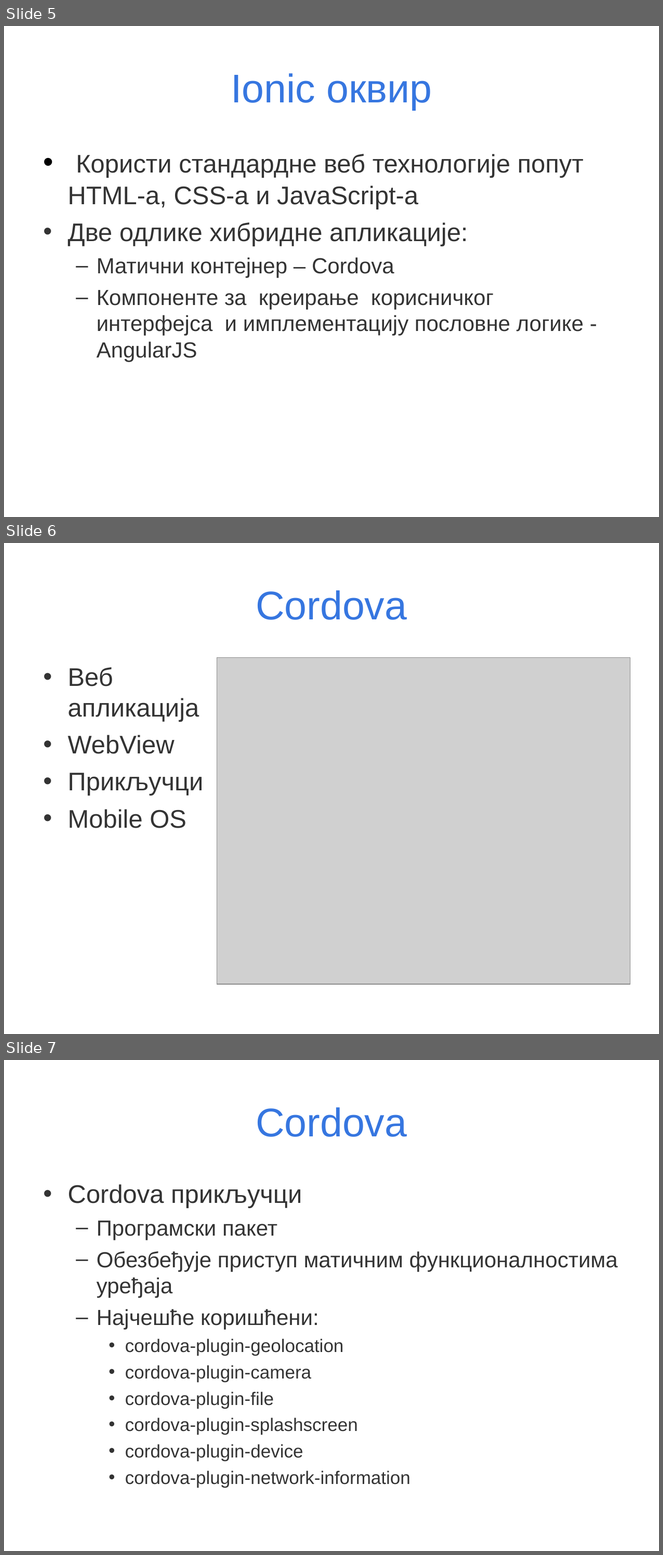
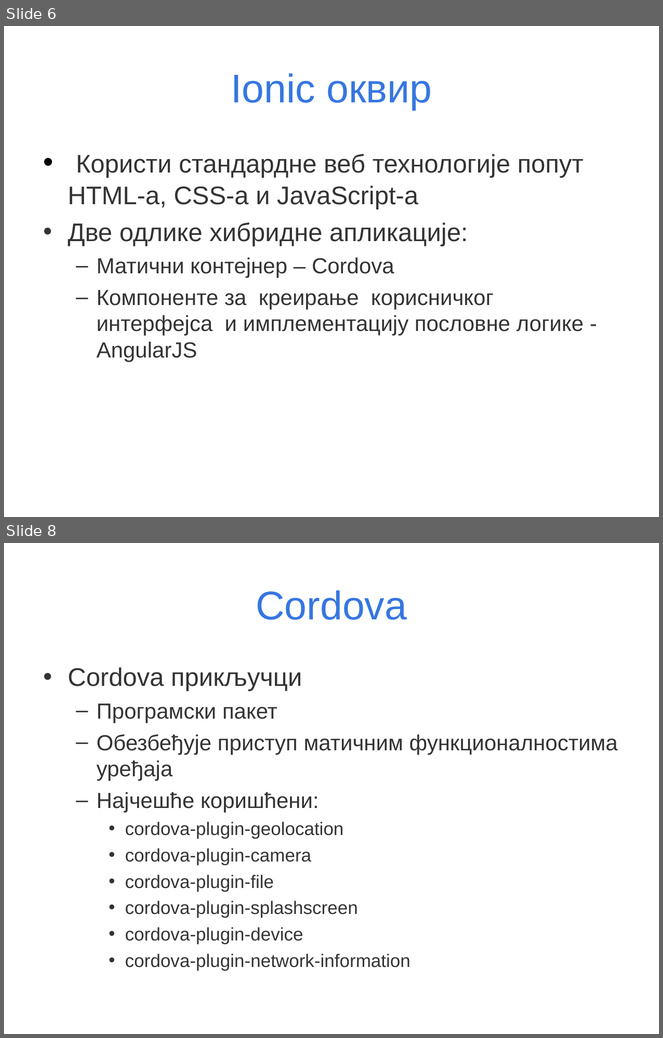
Before and after one commit to daleksic/master, a slide deck: prezentacija/Master rad-Dusko Aleksic.ppt. Shown one above the other, each under a label of ours: slides 5, 6 and 7 before the commit, slides 6 and 8 after it; the slides between them are not shown. The pictures are 663x1555 and 663x1038 pixels, drawn with LibreOffice and Linux fonts; fonts in the diff are those of the drawing; grey boxes stand for pictures. Boxes give left, top, right and bottom in pixels: in the first picture for what was removed or moved away, otherwise in the second. Text is boxed around its words. In the diff, an @@ line names an element or a change of style, - is before the commit and + after.

```diff
--- a/prezentacija/Master rad-Dusko Aleksic.ppt
+++ b/prezentacija/Master rad-Dusko Aleksic.ppt
@@ slide 6 removed at (x1=4, y1=543, x2=659, y2=1034), background #FFFFFF @@
@@ title removed at (x1=256, y1=590, x2=407, y2=620) @@
-Cordova
@@ text removed at (x1=68, y1=667, x2=204, y2=828) @@
-• Веб апликација
-• WebView
-• Прикључци
-• Mobile OS
@@ picture removed at (x1=217, y1=657, x2=631, y2=984) @@
@@ what was slide 5 is now slide 6 @@
@@ what was slide 7 is now slide 8 @@
```
Also in this commit, not shown: 3 slides changed, 3 slides added, 2 other slides removed.
